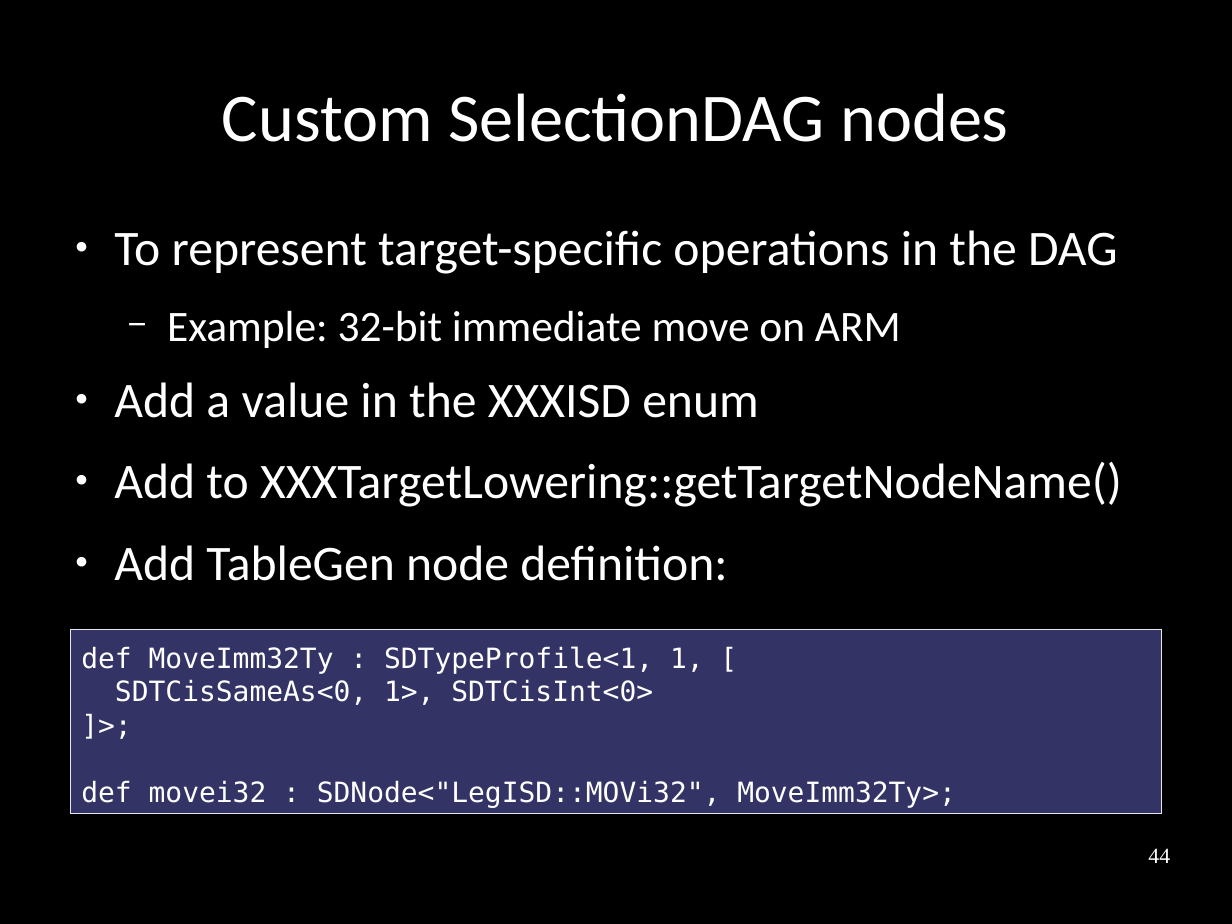
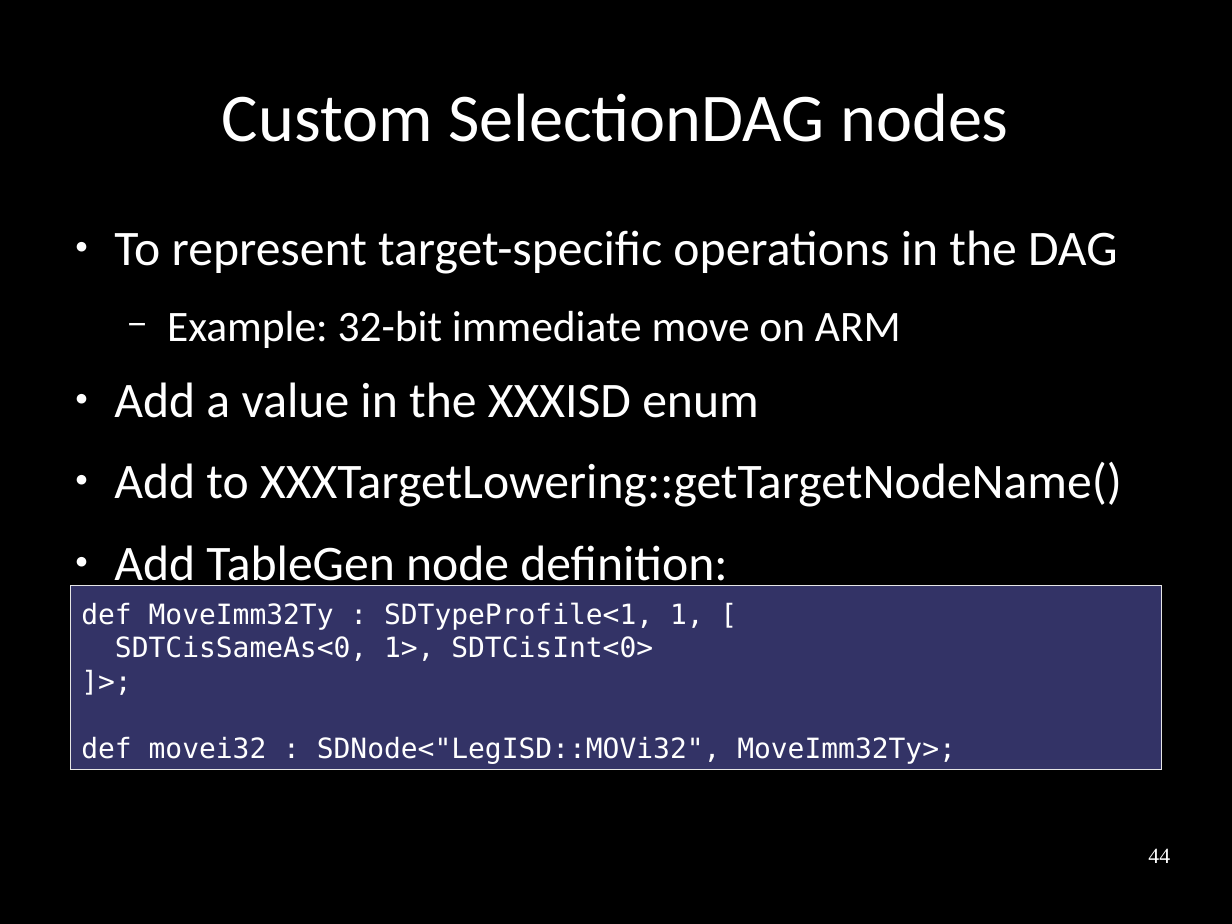
Before and after one commit to frasercrmck/llvm-leg, a slide deck: slide 44 of docs/Codeplay/Slides.odp. Drawn at 1232x924 pixels with LibreOffice and Linux fonts; fonts in the diff are those of the drawing. Boxes give left, top, right and bottom in pixels: in the first picture for what was removed or moved away, otherwise in the second. Text is boxed around its words. In the diff, an @@ line names an element or a change of style, - is before the commit and + after.

Commit message:
Layout changes and removing empty summary page.

```diff
--- a/docs/Codeplay/Slides.odp
+++ b/docs/Codeplay/Slides.odp
@@ rectangle "def MoveImm32Ty : SDTypeProfile<1, 1, ...": place and size @@
-rectangle "def MoveImm32Ty : SDTypeProfile<1, 1, ..." at <box>70,629,1162,814</box>
+rectangle "def MoveImm32Ty : SDTypeProfile<1, 1, ..." at <box>70,586,1162,770</box>
```
Also in this commit, not shown: 13 other slides changed, 1 slide removed.
